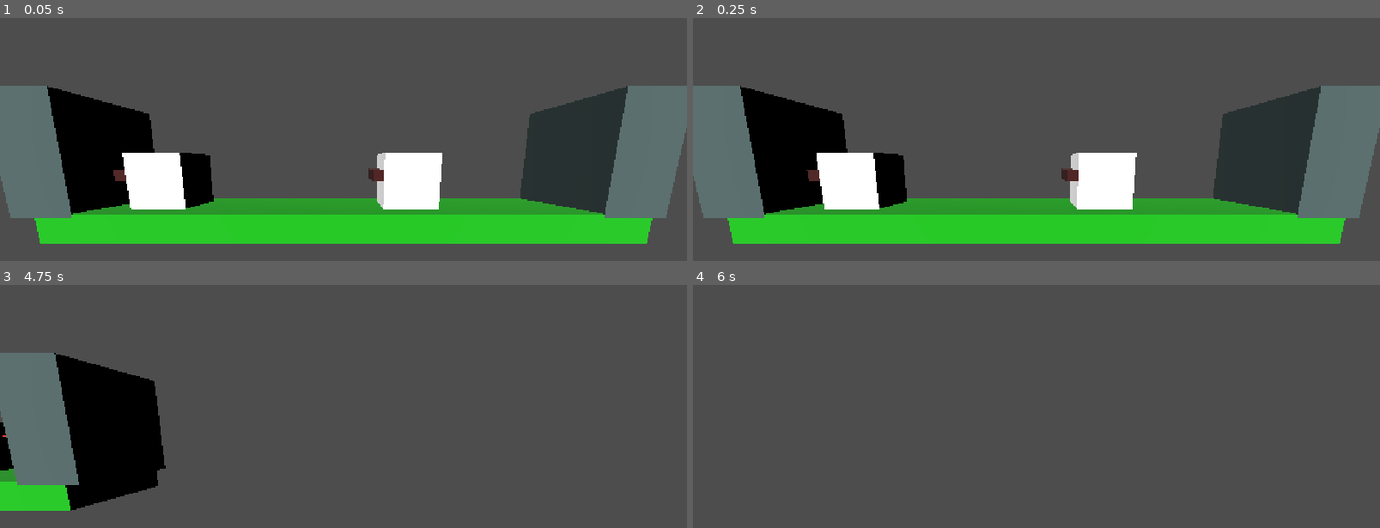
Above: before the commit, frames 1-4 (two rows, left to right).
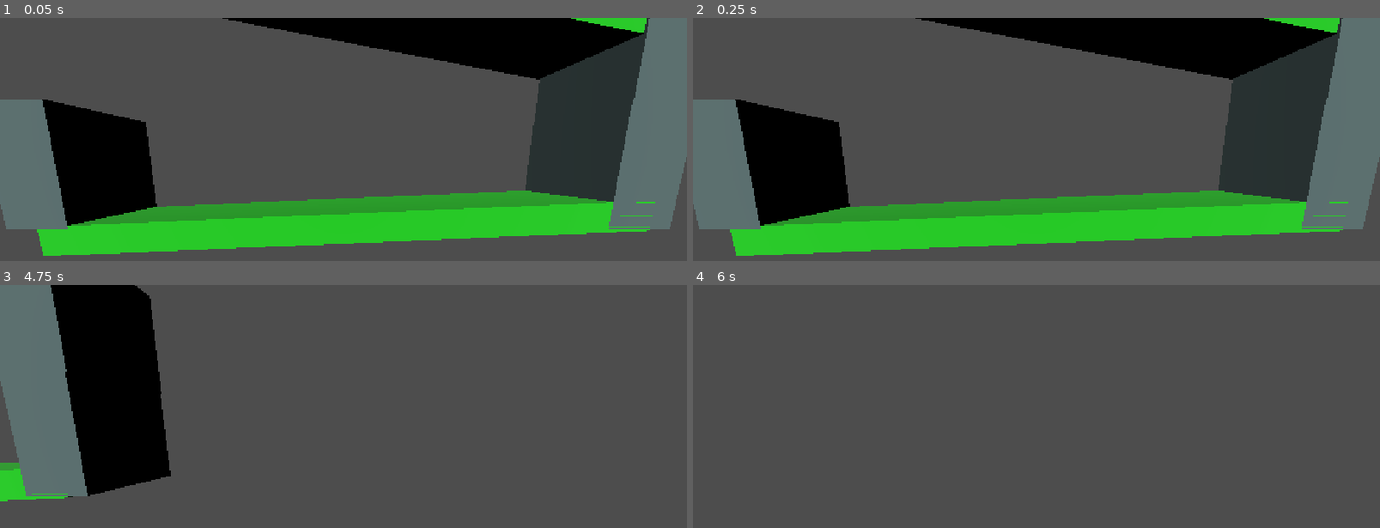
Above: after the commit, the same moments.

Repository: paolomorettin/ai-strikes
Game: Godot game, scene res://src/game.tscn
The game is run twice, just before and just after one commit, with the same random seed, the same clock (stepped at 60 frames per second) and the same inputs.
Inputs (mouse positions are in pixels of both pictures, inside the frame that each line leads up to):
- Up to frame 1 (0.05 s): no input
- Up to frame 2 (0.25 s): no input
- Up to frame 3 (4.75 s): move the mouse to (494, 459) at 0.52 s; hold D (right) 0.53-1.28 s; hold Mouse wheel up (zoom_in) 0.53-1.28 s; tap Enter at 1.25, 2.75, 4.25 s; move the mouse to (206, 496) at 1.27 s; hold S (down) 1.28-2.03 s; tap Mouse wheel down (zoom_out) at 1.35, 2.85, 4.35 s; tap Space at 2, 3.5 s; move the mouse to (412, 394) at 2.02 s; hold D (right) 2.03-2.78 s; hold Mouse wheel up (zoom_in) 2.03-2.78 s; move the mouse to (outside the picture) at 2.77 s; hold W (up) 2.78-3.53 s; move the mouse to (outside the picture) at 3.52 s; hold Mouse wheel up (zoom_in) 3.53-4.28 s; hold A (left) from 3.53 s (still down); move the mouse to (137, 421) at 4.27 s
- Up to frame 4 (6 s): move the mouse to (1070, 479) at 5.02 s; release A (left) at 5.03 s; hold S (down) 5.03-5.78 s; hold Mouse wheel up (zoom_in) 5.03-5.78 s; tap Space at 5.75 s; move the mouse to (933, 382) at 5.77 s; hold D (right) from 5.78 s (still down); tap Mouse wheel down (zoom_out) at 5.85 s

The runs differ from the first frame. In frame 1, 27% of the frame differs, in the area x 0-100%, y 0-98%; in frame 2, 27%; in frame 3, 10%; in frame 4, nothing differs.

Commit message:
towards offroad wheelchairs

Diff:
--- a/project.godot
+++ b/project.godot
@@ -78,6 +78,12 @@
 ]
 }
 
+[layer_names]
+
+3d_physics/layer_1="FLOOR"
+3d_physics/layer_2="WALLS"
+3d_physics/layer_3="OBJECTS"
+
 [physics]
 
 3d/physics_engine="Jolt Physics"
--- /dev/null
+++ b/src/environment/test_platform.tscn
@@ -0,0 +1,21 @@
+[gd_scene format=3 uid="uid://bewnefd51q2qd"]
+
+[sub_resource type="BoxShape3D" id="BoxShape3D_3msxb"]
+resource_local_to_scene = true
+size = Vector3(10, 0.5, 2)
+
+[sub_resource type="StandardMaterial3D" id="StandardMaterial3D_2uo11"]
+albedo_color = Color(2.695322e-06, 0.57779455, 3.85046e-07, 1)
+
+[sub_resource type="BoxMesh" id="BoxMesh_xq6wo"]
+material = SubResource("StandardMaterial3D_2uo11")
+size = Vector3(10, 0.5, 2)
+
+[node name="TestPlatform" type="StaticBody3D" unique_id=2103395743]
+collision_mask = 0
+
+[node name="CollisionShape3D" type="CollisionShape3D" parent="." unique_id=1012134331]
+shape = SubResource("BoxShape3D_3msxb")
+
+[node name="MeshInstance3D" type="MeshInstance3D" parent="CollisionShape3D" unique_id=524812276]
+mesh = SubResource("BoxMesh_xq6wo")
--- /dev/null
+++ b/src/environment/test_wall.tscn
@@ -0,0 +1,21 @@
+[gd_scene format=3 uid="uid://cmc3qvxcmu5k6"]
+
+[sub_resource type="BoxShape3D" id="BoxShape3D_xq6wo"]
+size = Vector3(1, 2, 2)
+
+[sub_resource type="StandardMaterial3D" id="StandardMaterial3D_kc8ui"]
+albedo_color = Color(0.23008102, 0.29507494, 0.29346398, 1)
+
+[sub_resource type="BoxMesh" id="BoxMesh_bs6l1"]
+material = SubResource("StandardMaterial3D_kc8ui")
+size = Vector3(1, 2, 2)
+
+[node name="TestWall" type="StaticBody3D" unique_id=1225326320]
+collision_layer = 2
+collision_mask = 0
+
+[node name="CollisionShape3D" type="CollisionShape3D" parent="." unique_id=916685530]
+shape = SubResource("BoxShape3D_xq6wo")
+
+[node name="MeshInstance3D" type="MeshInstance3D" parent="CollisionShape3D" unique_id=1199503571]
+mesh = SubResource("BoxMesh_bs6l1")
--- a/src/game.tscn
+++ b/src/game.tscn
@@ -1,64 +1,35 @@
 [gd_scene format=3 uid="uid://64ev4l28j6c1"]
 
 [ext_resource type="PackedScene" uid="uid://bhrjhrcee4267" path="res://src/people/wheelchair.tscn" id="2_xq6wo"]
+[ext_resource type="PackedScene" uid="uid://bewnefd51q2qd" path="res://src/environment/test_platform.tscn" id="3_kc8ui"]
 [ext_resource type="PackedScene" uid="uid://do316kbatascm" path="res://src/camera.tscn" id="3_xq6wo"]
-
-[sub_resource type="BoxShape3D" id="BoxShape3D_3msxb"]
-size = Vector3(10, 0.5, 2)
-
-[sub_resource type="StandardMaterial3D" id="StandardMaterial3D_2uo11"]
-albedo_color = Color(2.695322e-06, 0.57779455, 3.85046e-07, 1)
-
-[sub_resource type="BoxMesh" id="BoxMesh_xq6wo"]
-material = SubResource("StandardMaterial3D_2uo11")
-size = Vector3(10, 0.5, 2)
-
-[sub_resource type="BoxShape3D" id="BoxShape3D_xq6wo"]
-size = Vector3(1, 2, 2)
-
-[sub_resource type="StandardMaterial3D" id="StandardMaterial3D_kc8ui"]
-albedo_color = Color(0.23008102, 0.29507494, 0.29346398, 1)
-
-[sub_resource type="BoxMesh" id="BoxMesh_bs6l1"]
-material = SubResource("StandardMaterial3D_kc8ui")
-size = Vector3(1, 2, 2)
+[ext_resource type="PackedScene" uid="uid://cmc3qvxcmu5k6" path="res://src/environment/test_wall.tscn" id="4_bs6l1"]
 
 [node name="Game" type="Node3D" unique_id=661229827]
 
-[node name="Wheelchair" parent="." unique_id=262619796 instance=ExtResource("2_xq6wo")]
-transform = Transform3D(1, 0, 0, 0, 1, 0, 0, 0, 1, 1.2244358, 1, 0)
-
-[node name="Wheelchair2" parent="." unique_id=399870403 instance=ExtResource("2_xq6wo")]
-transform = Transform3D(1, 0, 0, 0, 1, 0, 0, 0, 1, -3.35565, 1, 0)
+[node name="Wheelchair4" parent="." unique_id=1459374777 instance=ExtResource("2_xq6wo")]
+transform = Transform3D(1, 0, 0, 0, 1, 0, 0, 0, 1, -0.34472275, 5.150676, 0)
 
 [node name="Camera" parent="." unique_id=1529662360 instance=ExtResource("3_xq6wo")]
 transform = Transform3D(1, 0, 0, 0, 0.9848077, 0.17364818, 0, -0.17364818, 0.9848077, 0, 1, 5)
 
-[node name="StaticBody3D" type="StaticBody3D" parent="." unique_id=887765040]
-
-[node name="CollisionShape3D" type="CollisionShape3D" parent="StaticBody3D" unique_id=1883768773]
-shape = SubResource("BoxShape3D_3msxb")
-
-[node name="MeshInstance3D" type="MeshInstance3D" parent="StaticBody3D/CollisionShape3D" unique_id=172008278]
-mesh = SubResource("BoxMesh_xq6wo")
-
-[node name="StaticBody3D2" type="StaticBody3D" parent="." unique_id=494097248]
-transform = Transform3D(1, 0, 0, 0, 1, 0, 0, 0, 1, 4.7207313, 1.1783754, 0)
-
-[node name="CollisionShape3D" type="CollisionShape3D" parent="StaticBody3D2" unique_id=1531315303]
-shape = SubResource("BoxShape3D_xq6wo")
-
-[node name="MeshInstance3D" type="MeshInstance3D" parent="StaticBody3D2/CollisionShape3D" unique_id=1174132011]
-mesh = SubResource("BoxMesh_bs6l1")
-
-[node name="StaticBody3D3" type="StaticBody3D" parent="." unique_id=371371676]
-transform = Transform3D(1, 0, 0, 0, 1, 0, 0, 0, 1, -4.8942323, 1.1783754, 0)
-
-[node name="CollisionShape3D" type="CollisionShape3D" parent="StaticBody3D3" unique_id=303092543]
-shape = SubResource("BoxShape3D_xq6wo")
-
-[node name="MeshInstance3D" type="MeshInstance3D" parent="StaticBody3D3/CollisionShape3D" unique_id=288974203]
-mesh = SubResource("BoxMesh_bs6l1")
-
 [node name="Sun" type="DirectionalLight3D" parent="." unique_id=1406060814]
 transform = Transform3D(0.9605089, 0.068557285, -0.2696712, 0, 0.9691713, 0.24638802, 0.27824926, -0.23665787, 0.93089765, -5.3468933, 4.430237, 8.961426)
+
+[node name="TestPlatform" parent="." unique_id=2103395743 instance=ExtResource("3_kc8ui")]
+transform = Transform3D(0.9990375, -0.043864448, 0, 0.043864448, 0.9990375, 0, 0, 0, 1, 0, 0, 0)
+
+[node name="TestPlatform2" parent="." unique_id=1297807626 instance=ExtResource("3_kc8ui")]
+transform = Transform3D(0.9856028, 0.16893275, 0.006986052, -0.16886821, 0.98559767, -0.008984713, -0.008403247, 0.0076756384, 0.9999352, -0.01391983, 3.9098594, 0)
+
+[node name="TestWall" parent="." unique_id=1225326320 instance=ExtResource("4_bs6l1")]
+transform = Transform3D(1, 0, 0, 0, 1, 0, 0, 0, 1, -5, 1, 0)
+
+[node name="TestWall2" parent="." unique_id=1723653881 instance=ExtResource("4_bs6l1")]
+transform = Transform3D(1, 0, 0, 0, 1, 0, 0, 0, 1, 4.8250065, 1, 0)
+
+[node name="TestWall3" parent="." unique_id=1205596337 instance=ExtResource("4_bs6l1")]
+transform = Transform3D(1, 0, 0, 0, 1, 0, 0, 0, 1, 4.8463936, 2.913586, 0)
+
+[node name="TestWall4" parent="." unique_id=1524418654 instance=ExtResource("4_bs6l1")]
+transform = Transform3D(1, 0, 0, 0, 1, 0, 0, 0, 1, -4.813698, 6.208068, 0)
--- a/src/people/wheelchair.gd
+++ b/src/people/wheelchair.gd
@@ -1,5 +1,7 @@
 class_name Wheelchair
 extends CharacterBody3D
+
+const THETA = deg_to_rad(5)
 
 @onready var brakes: TrafficLight = %Brakes
 @onready var brake_lights: MeshInstance3D = %BrakeLights
@@ -8,10 +10,11 @@
 
 enum States {BRAKE, HALT, IDLE, MOVE, ROTATE}
 var current_state: States
-var current_direction: int = 1
 
-var acceleration: float = 0.6 # m/s^2
-var deceleration: float = 2.0 # m/s^2
+var facing: Vector3 = Vector3.RIGHT
+
+var acceleration: float = 0.1 # m/s^2
+var deceleration: float = 0.3 # m/s^2
 var max_speed: float = 10.0 # m/s
 var rotation_speed: float = 1.0 # TAU/2*s
 
@@ -27,11 +30,13 @@
 func turn_around() -> void:
 	current_state = States.ROTATE
 	var tween = get_tree().create_tween()
-	var rotated_quaternion: Quaternion = Quaternion(Vector3.UP, TAU/2) * quaternion
+	var rotated_quaternion: Quaternion = quaternion * Quaternion(Vector3.UP, TAU/2)
 	tween.tween_property(self, "quaternion", rotated_quaternion, rotation_speed)
-	tween.tween_callback(func(): current_direction = -current_direction; current_state = States.IDLE)
+	tween.tween_callback(func(): current_state = States.IDLE)
 
 func _physics_process(delta: float) -> void:
+
+	facing = (quaternion * Vector3.RIGHT).normalized()
 
 	# computes the closest obstacle ahead (if any)
 	var obstacles_ahead: Array[Node3D] = sensing.get_overlapping_bodies()
@@ -45,6 +50,7 @@
 			min_dist = dist
 
 	if current_state != States.ROTATE:
+		# TODO: change this for arbitrary facing vectors
 		if closest_obstacle == null or (
 			closest_obstacle is CharacterBody3D and
 			closest_obstacle.velocity.x * self.velocity.x > 0 and
@@ -60,19 +66,34 @@
 				_set_brake_lights(true)
 				current_state = States.BRAKE
 
-	# move horizontally according to 'current_state'
 	if is_on_floor():
+		var linear_speed: float = velocity.length()
 		if current_state == States.BRAKE:
-			velocity.x = current_direction * max(0.0, abs(velocity.x) - deceleration * delta)
-			if abs(velocity.x) == 0 and halt_timer.is_stopped():
-				halt_timer.start()
+
+			if linear_speed > 0:
+				velocity = facing * max(0.0, linear_speed - deceleration)
+				prints(self, "braking")
+			else:
+				velocity = Vector3.ZERO
+				prints(self, "stopped")
+				if halt_timer.is_stopped():
+					halt_timer.start()
+
 		elif current_state == States.MOVE:
-			velocity.x = current_direction * min(max_speed, abs(velocity.x) + acceleration * delta)
+			prints(self, "moving")
+			velocity = facing * min(max_speed, linear_speed + acceleration)
+
+		#if facing.angle_to(Vector3.RIGHT) > deg_to_rad(5) and facing.angle_to(Vector3.LEFT) > deg_to_rad(5) and current_state in [States.MOVE, States.BRAKE]:
+			#prints("facing", facing,  "velocity", velocity, "linear speed:", linear_speed)
 
 	else:
 		velocity += get_gravity()
 
 	move_and_slide()
+	if is_on_floor() and current_state != States.ROTATE:
+		var floor_normal: Vector3 = get_floor_normal()
+		if floor_normal.angle_to(quaternion * Vector3.UP) > THETA:
+			quaternion = (Quaternion(Vector3.UP, floor_normal) * quaternion).normalized()
 
 func _ready() -> void:
 	brake_lights.mesh.material = StandardMaterial3D.new()
--- a/src/people/wheelchair.tscn
+++ b/src/people/wheelchair.tscn
@@ -24,6 +24,8 @@
 size = Vector3(2, 1, 1)
 
 [node name="Wheelchair" type="CharacterBody3D" unique_id=262619796]
+collision_layer = 4
+collision_mask = 7
 script = ExtResource("1_4fiib")
 
 [node name="CollisionShape3D" type="CollisionShape3D" parent="." unique_id=1746594853]
@@ -45,6 +47,8 @@
 
 [node name="Sensing" type="Area3D" parent="." unique_id=1282772986]
 unique_name_in_owner = true
+collision_layer = 0
+collision_mask = 6
 monitorable = false
 
 [node name="CollisionShape3D" type="CollisionShape3D" parent="Sensing" unique_id=1100053039]
